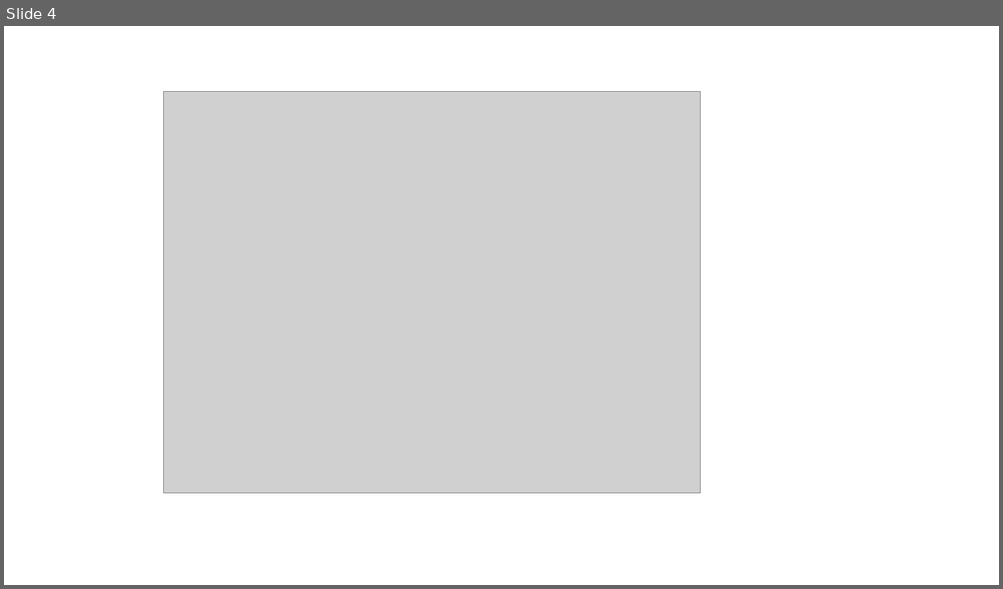
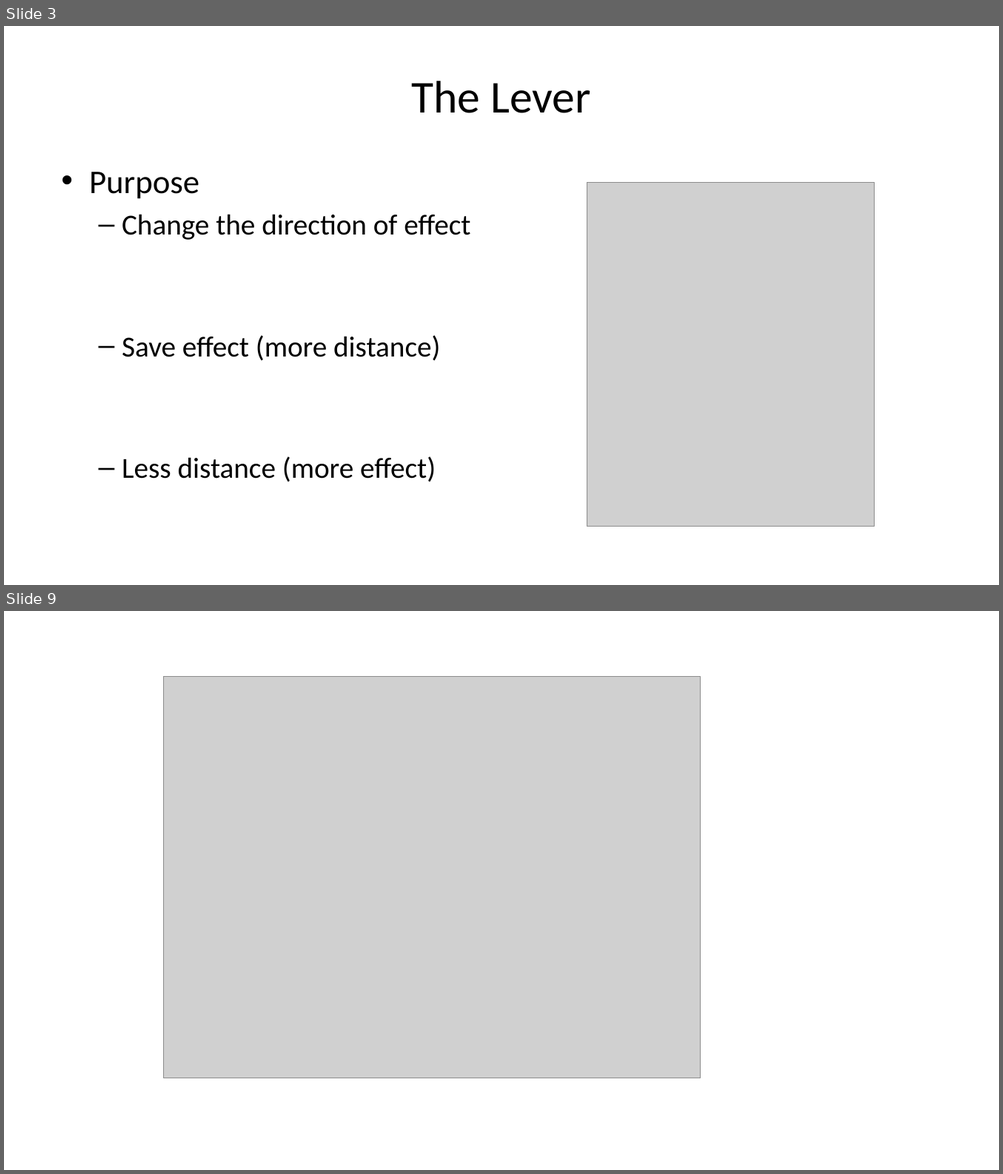
Before and after one commit to hwm1995518/efe, a slide deck: efe.pptx. Shown one above the other, each under a label of ours: slide 4 before the commit, slides 3 and 9 after it; the slides between them are not shown. The pictures are 1003x589 and 1003x1174 pixels, drawn with LibreOffice and Linux fonts; fonts in the diff are those of the drawing; grey boxes stand for pictures. Boxes give left, top, right and bottom in pixels: in the first picture for what was removed or moved away, otherwise in the second. Text is boxed around its words. In the diff, an @@ line names an element or a change of style, - is before the commit and + after.

```diff
--- a/efe.pptx
+++ b/efe.pptx
@@ slide 3 added at (x1=4, y1=26, x2=999, y2=585), background #FFFFFF @@
@@ title added at (x1=412, y1=81, x2=591, y2=113), 44 pt, text #000000 @@
+The Lever
@@ text added at (x1=89, y1=172, x2=470, y2=483), 28 pt, text #000000 @@
+• Purpose
+  – Change the direction of effect
+  – Save effect (more distance)
+  – Less distance (more effect)
@@ picture added at (x1=586, y1=183, x2=875, y2=527) @@
@@ what was slide 4 is now slide 9 @@
```
Also in this commit, not shown: 2 slides changed, 5 other slides added, 1 slide removed, 7 other files.
